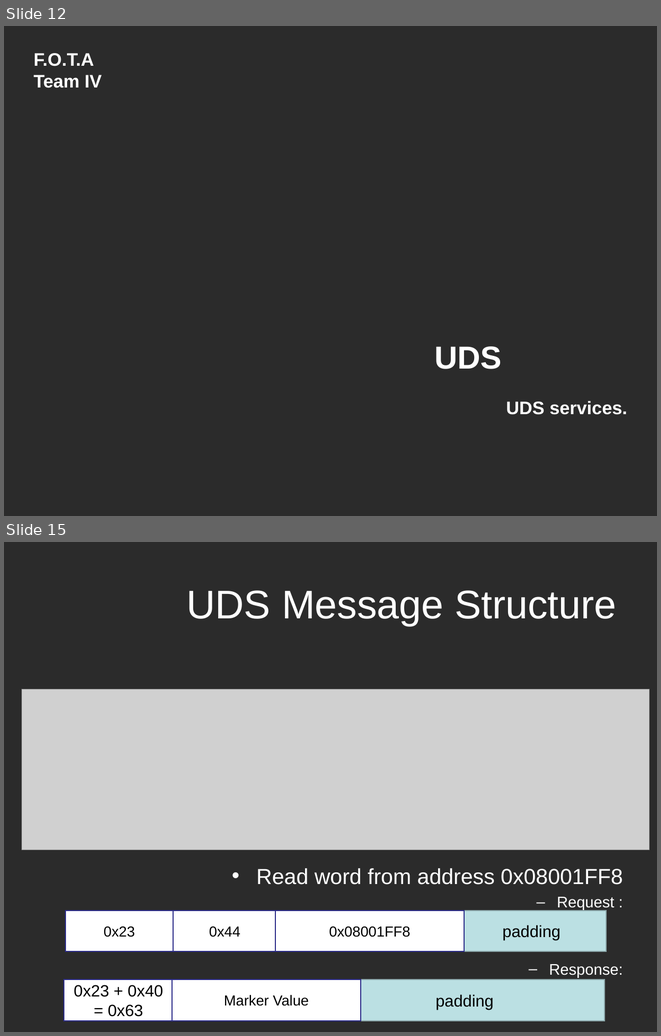
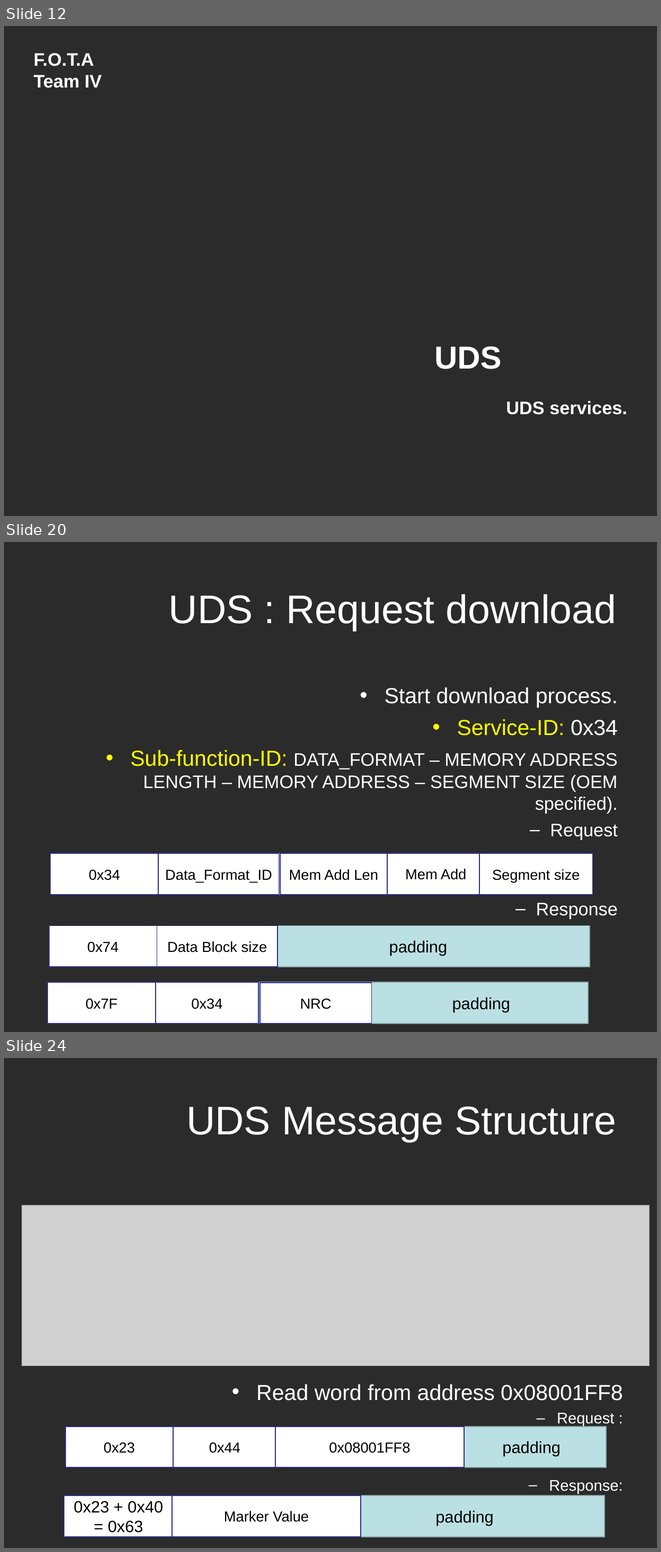
Before and after one commit to Marcelle-Samir/Firmware_Over_The_Air, a slide deck: project Documentation/Second week/Search-UDS.ppt. Shown one above the other, each under a label of ours: slides 12 and 15 before the commit, slides 12, 20 and 24 after it; the slides between them are not shown. The pictures are 661x1036 and 661x1552 pixels, drawn with LibreOffice and Linux fonts; fonts in the diff are those of the drawing; grey boxes stand for pictures; background and template pictures are left out; a plain dark background stands for a picture behind light text. Boxes give left, top, right and bottom in pixels: in the first picture for what was removed or moved away, otherwise in the second. Text is boxed around its words. In the diff, an @@ line names an element or a change of style, - is before the commit and + after.

```diff
--- a/project Documentation/Second week/Search-UDS.ppt
+++ b/project Documentation/Second week/Search-UDS.ppt
@@ slide 20 added at box(4, 542, 657, 1032), background picture (left out) @@
@@ title added at box(169, 594, 616, 631), 44 pt, text #FFFFFF @@
+UDS : Request download
@@ text added at box(130, 687, 618, 918), 20 pt, text #FFFFFF @@
+• Start download process.
+• Service-ID: 0x34
+• Sub-function-ID: DATA_FORMAT – MEMORY ADDRESS LENGTH – MEMORY ADDRESS – SEGMENT SIZE (OEM specified).
+  – Request
+  – Response
@@ group added at box(50, 854, 592, 894): 6 rectangles @@
+0x34
+Data_Format_ID
+Mem Add Len
+Mem Add
+Segment size
@@ rectangle added at box(49, 925, 590, 967), fill #BBE0E3, outline #89A4A7 0.99 pt, 18 pt, text #000000 @@
+padding
@@ rectangle added at box(49, 925, 157, 967), fill #FFFFFF, outline #2D2D8A 0.99 pt, 16 pt, text #000000 @@
+0x74
@@ rectangle added at box(157, 925, 277, 967), fill #FFFFFF, outline #2D2D8A 0.99 pt, 16 pt, text #000000 @@
+Data Block size
@@ group added at box(48, 982, 589, 1023): 4 rectangles @@
+padding
+0x7F
+0x34
+NRC
@@ what was slide 15 is now slide 24 @@
```
Also in this commit, not shown: 4 slides changed, 8 other slides added, 1 other file.
